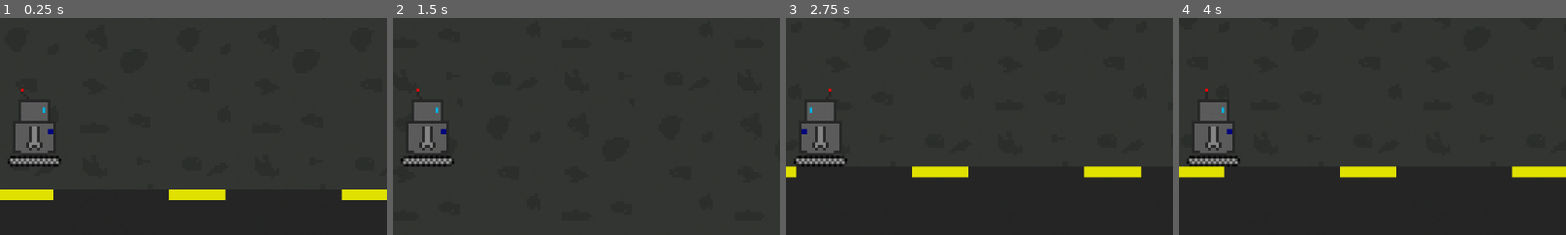
Above: before the commit, frames 1-4 (left to right).
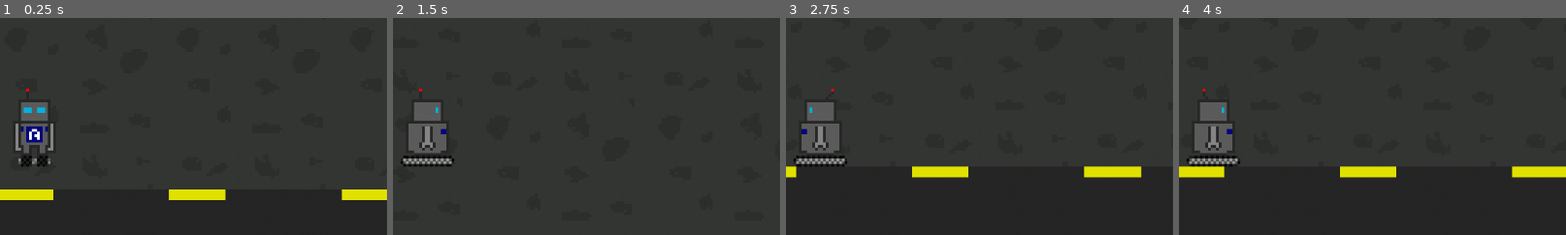
Above: after the commit, the same moments.

Repository: Letacio-Bezerra/Projeto-Games-Fiap
Game: Godot game, scene res://Scenes/level.tscn
The game is run twice, just before and just after one commit, with the same random seed, the same clock (stepped at 60 frames per second) and the same inputs.
Inputs:
- Up to frame 1 (0.25 s): no input
- Up to frame 2 (1.5 s): hold D (right) from 0.53 s (still down); tap Space (jump) at 0.77 s
- Up to frame 3 (2.75 s): tap Space (jump) at 1.52 s; release D (right) at 2.03 s; hold A (left) from 2.03 s (still down)
- Up to frame 4 (4 s): release A (left) at 2.78 s; hold D (right) from 2.78 s (still down); tap Space (jump) at 3.02, 3.77 s
The pictures show only the part of the screen within x 46-95%, y 47-96%; the shares and areas given below are measured in that part.

The runs differ from the first frame. In frame 1, 1.4% of the frame differs, in the area x 2-16%, y 32-69%; in frame 2, 0.5%; in frame 3, 0.5%; in frame 4, 0.5%.

Commit message:
Animando o idle o player

Diff:
--- a/ac-1-2-tri/Scenes/player.tscn
+++ b/ac-1-2-tri/Scenes/player.tscn
@@ -1,7 +1,24 @@
 [gd_scene format=3 uid="uid://t4eba58qrakf"]
 
 [ext_resource type="Script" uid="uid://kruotuhycb24" path="res://Scripts/Player.gd" id="1_0bb2n"]
+[ext_resource type="Texture2D" uid="uid://crjsfs1du8ybm" path="res://Assets/Pixel art/robo_parado_spritesheet.png" id="2_6t5aa"]
 [ext_resource type="Texture2D" uid="uid://cnl8wwiy6tuvl" path="res://Assets/Pixel art/robo_andando_spritesheet.png" id="2_cvnsp"]
+
+[sub_resource type="AtlasTexture" id="AtlasTexture_3smsa"]
+atlas = ExtResource("2_6t5aa")
+region = Rect2(32, 0, 32, 32)
+
+[sub_resource type="AtlasTexture" id="AtlasTexture_8erm5"]
+atlas = ExtResource("2_6t5aa")
+region = Rect2(32, 32, 32, 32)
+
+[sub_resource type="AtlasTexture" id="AtlasTexture_f1ek2"]
+atlas = ExtResource("2_6t5aa")
+region = Rect2(0, 0, 32, 32)
+
+[sub_resource type="AtlasTexture" id="AtlasTexture_tx1dd"]
+atlas = ExtResource("2_6t5aa")
+region = Rect2(0, 32, 32, 32)
 
 [sub_resource type="AtlasTexture" id="AtlasTexture_6t5aa"]
 atlas = ExtResource("2_cvnsp")
@@ -21,6 +38,23 @@
 
 [sub_resource type="SpriteFrames" id="SpriteFrames_3smsa"]
 animations = [{
+"frames": [{
+"duration": 8.0,
+"texture": SubResource("AtlasTexture_3smsa")
+}, {
+"duration": 1.0,
+"texture": SubResource("AtlasTexture_8erm5")
+}, {
+"duration": 1.0,
+"texture": SubResource("AtlasTexture_f1ek2")
+}, {
+"duration": 1.0,
+"texture": SubResource("AtlasTexture_tx1dd")
+}],
+"loop": true,
+"name": &"idle",
+"speed": 5.0
+}, {
 "frames": [{
 "duration": 1.0,
 "texture": SubResource("AtlasTexture_6t5aa")
@@ -48,9 +82,8 @@
 
 [node name="AnimatedSprite2D" type="AnimatedSprite2D" parent="." unique_id=1937007021]
 sprite_frames = SubResource("SpriteFrames_3smsa")
-animation = &"walk"
-frame = 2
-frame_progress = 0.9462797
+animation = &"idle"
+frame_progress = 0.31080234
 
 [node name="CollisionShape2D" type="CollisionShape2D" parent="." unique_id=1162238103]
 position = Vector2(0, 2)
